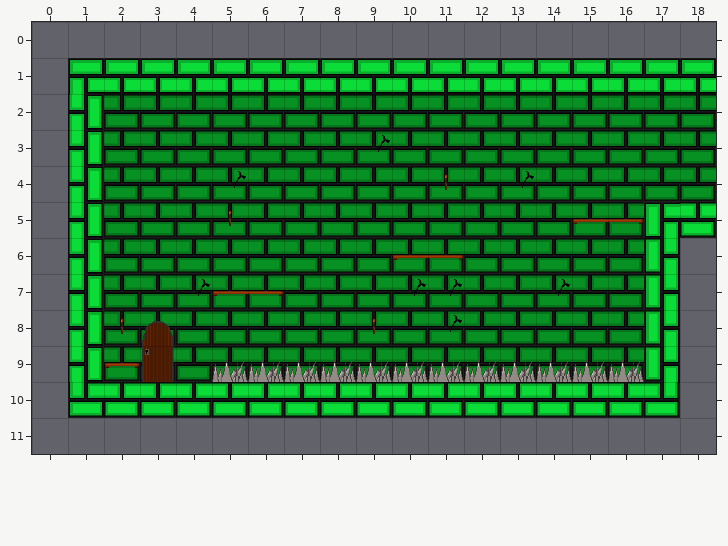
Level history. Tiled map: Content/map_1_3.tmx. Above is the file before it was changed.
Cells are 45x45 px. Shown: x 0..18, y 0..11. The commit also replaced the tileset; all pictures use the new one.
The same view after the edit:
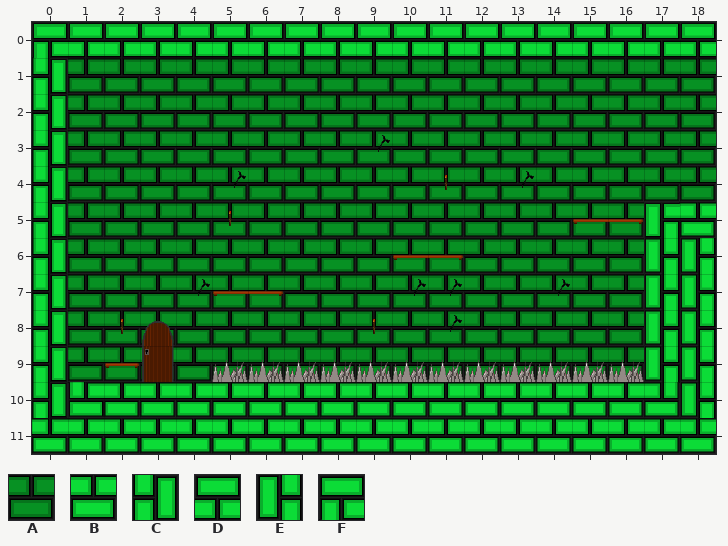
Key: from "mur": A 9; from "sol": B 24, C 25, D 26, E 27, F 30.
_ is an empty cell.
Tiles replaced or removed in this view: C, D, F.
From old to new:
Changed rows in their new state; . is an unchanged cell.
Layer "Calque de Tuiles 1":
first column x 0:
 0 FDDDDDDDDDDDDDDDDDD
 1 CAAAAAAAAAAAAAAAAAA
 2 CA.................
 3 CA.................
 4 CA.................
 5 CA.................
 6 CA................E
 7 CA................E
 8 CA................E
 9 CA................E
10 C.................E
11 BBBBBBBBBBBBBBBBBBB
